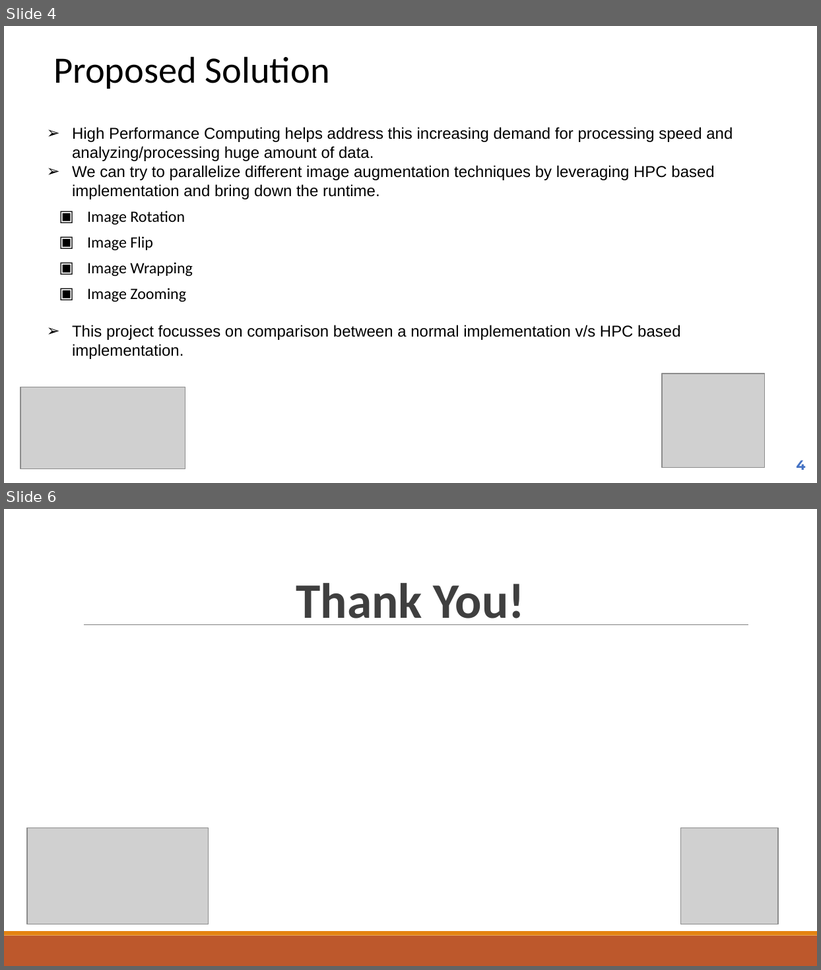
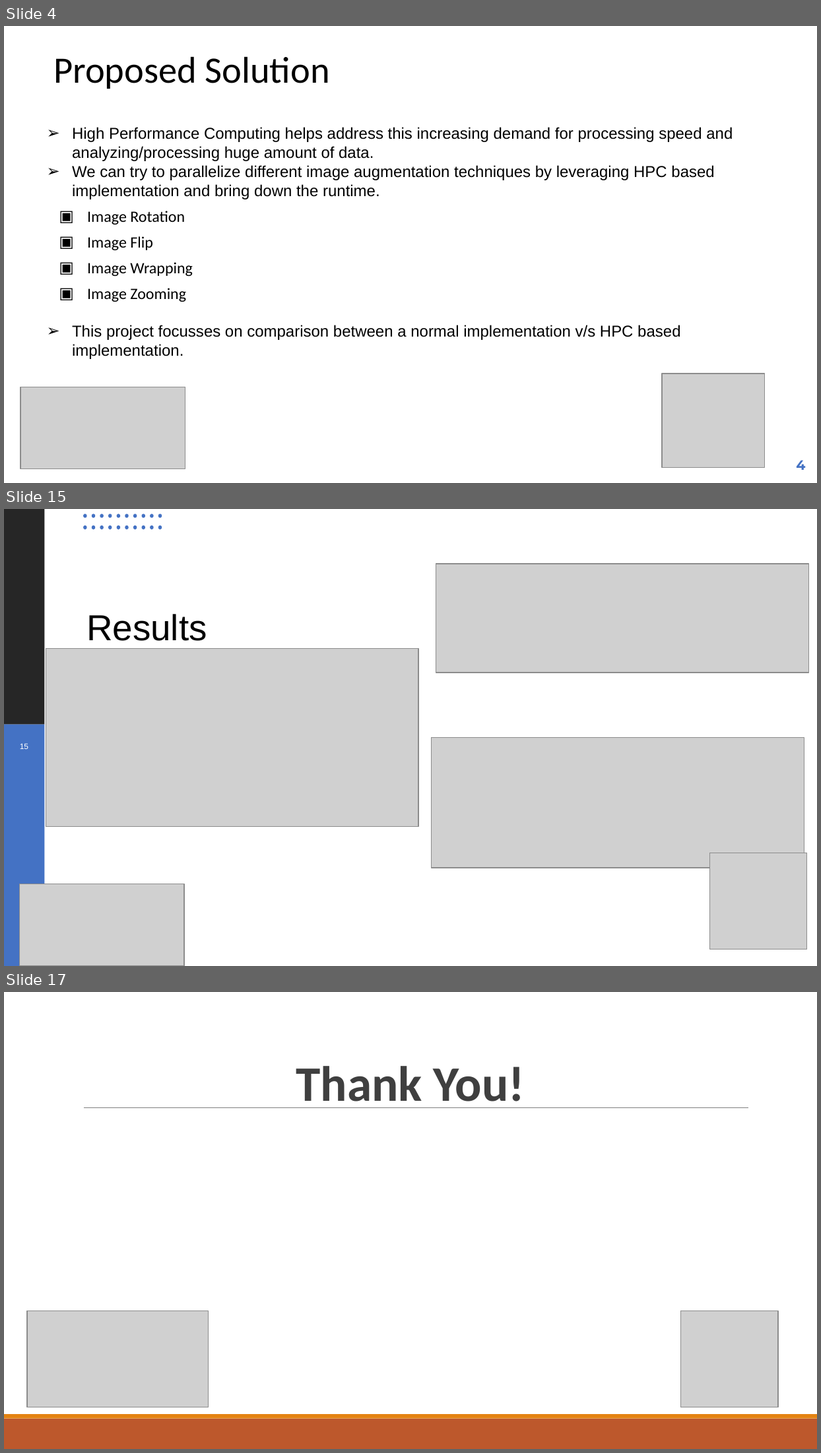
Before and after one commit to prakash90om/MLOps_Demo_hpc, a slide deck: doc/MLOps_HPC_Image_Processing_Presentation.pptx. Shown one above the other, each under a label of ours: slides 4 and 6 before the commit, slides 4, 15 and 17 after it; the slides between them are not shown. The pictures are 821x970 and 821x1453 pixels, drawn with LibreOffice and Linux fonts; fonts in the diff are those of the drawing; grey boxes stand for pictures. Boxes give left, top, right and bottom in pixels: in the first picture for what was removed or moved away, otherwise in the second. Text is boxed around its words. In the diff, an @@ line names an element or a change of style, - is before the commit and + after.

```diff
--- a/doc/MLOps_HPC_Image_Processing_Presentation.pptx
+++ b/doc/MLOps_HPC_Image_Processing_Presentation.pptx
@@ slide 15 added at (4, 509, 817, 966), background #FFFFFF @@
@@ rectangle added at (4, 509, 45, 724), fill #262626 @@
@@ group added at (83, 514, 162, 529): 20 ellipses @@
@@ title added at (79, 553, 386, 653), 32 pt, text #000000 @@
+Results
@@ picture added at (436, 564, 808, 673) @@
@@ picture added at (46, 649, 418, 827) @@
@@ rectangle added at (4, 724, 45, 966), fill #4472C4 @@
@@ page number added at (20, 743, 28, 749), 7 pt, text #FFFFFF @@
+15
@@ picture added at (432, 737, 804, 867) @@
@@ picture added at (710, 853, 807, 950) @@
@@ picture added at (19, 885, 185, 966) @@
@@ what was slide 6 is now slide 17 @@
```
Also in this commit, not shown: 1 slide changed, 10 other slides added.
